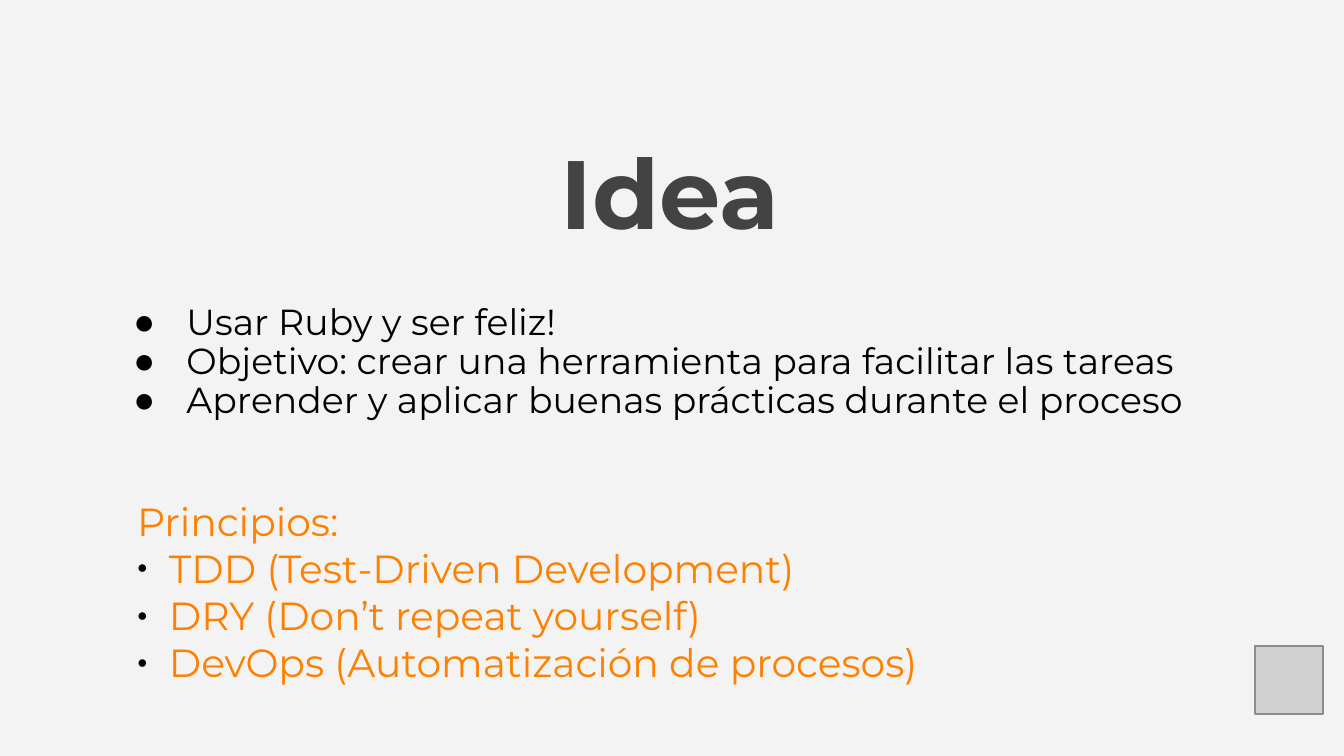
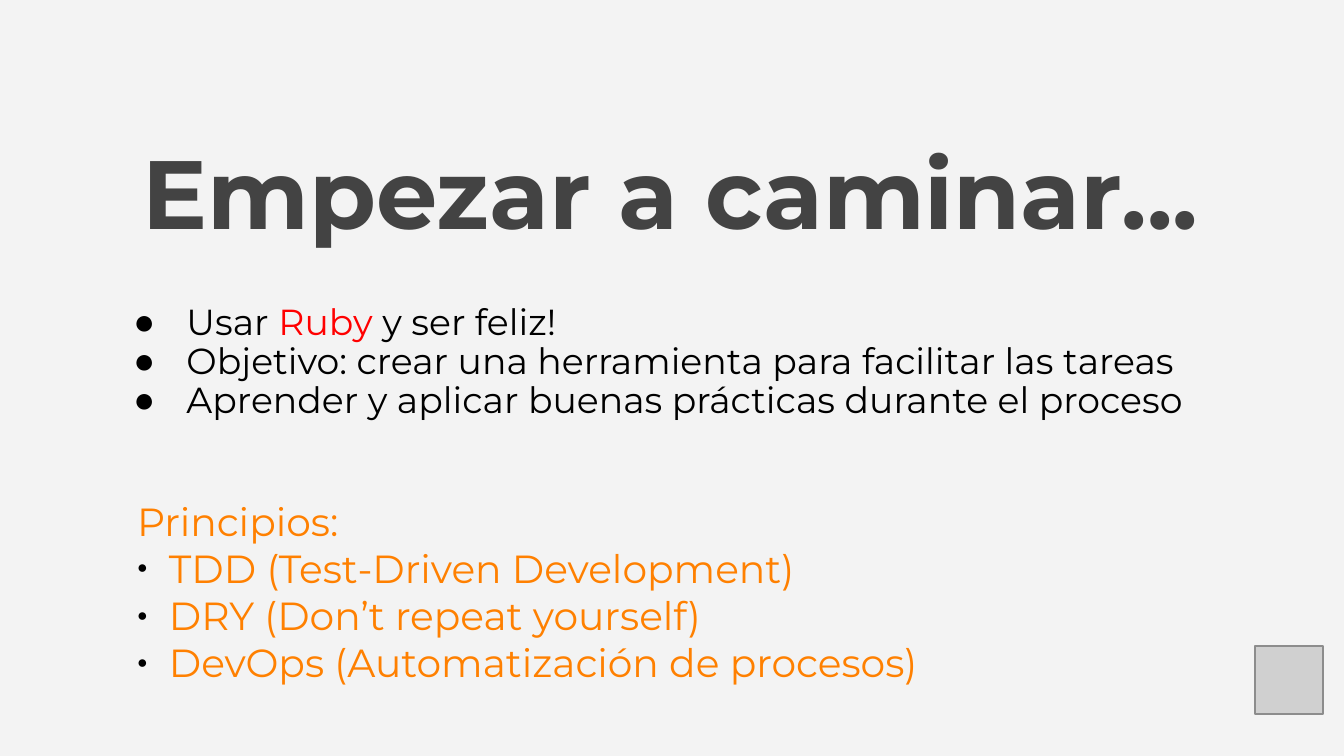
Before and after one commit to dvarrui/charlas, a slide deck: slide 18 of teuton/rubysur.2608/20260819-teuton-rubysur.odp (slide 16 before the commit). Drawn at 1344x756 pixels with LibreOffice and Linux fonts; fonts in the diff are those of the drawing; grey boxes stand for pictures. Boxes give left, top, right and bottom in pixels: in the first picture for what was removed or moved away, otherwise in the second. Text is boxed around its words. In the diff, an @@ line names an element or a change of style, - is before the commit and + after.

```diff
--- a/teuton/rubysur.2608/20260819-teuton-rubysur.odp
+++ b/teuton/rubysur.2608/20260819-teuton-rubysur.odp
@@ title at box(142, 152, 1198, 248): text changed @@
-Idea
+Empezar a caminar...
@@ subtitle at box(186, 308, 556, 343): text colour #000000 to #FF0000 in "Ruby" @@
```
Also in this commit, not shown: 10 other slides changed, 6 slides added, 2 slides removed, 17 other files.
